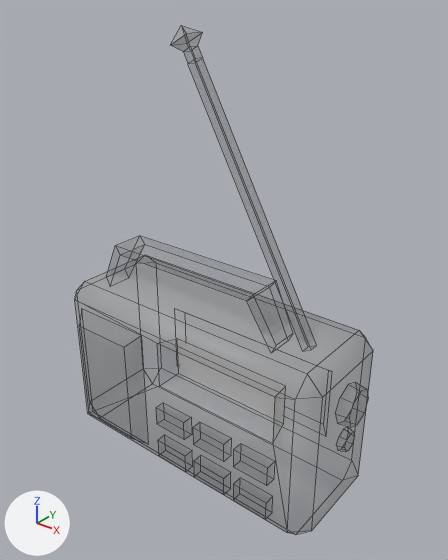
A saved change to the FBX model Assets/Art/Models/Items/Functional/Generic/boombox.fbx.
Both versions are drawn from a 50 mm camera at (0.508, 0.376, 0.703) aimed at (0.008, 1.001, 0.315). The axes (+X, +Y, +Z) are drawn at lower left. The lights are the same throughout. Mesh edges are drawn as thin lines. Where no turn or scale is listed for an object, it has been applied to the vertices.

Before the edit, the objects in view are built like this:
```python
me_boombox = bpy.data.meshes.new('Boombox')
me_boombox.from_pydata(...)  # 161 vertices, 126 faces; spans x -0.245..0.235, y -0.111..0.104, z -0.001..0.65
# faces by material slot: [125, 1]
me_boombox.materials.append(mat_palette05_005)
me_boombox.materials.append(mat_palette05_emission_003)  # white #e7e7e7
ob_boombox = bpy.data.objects.new('Boombox', me_boombox)
ob_boombox.location = (0.0, 1.0, 0.0)
```
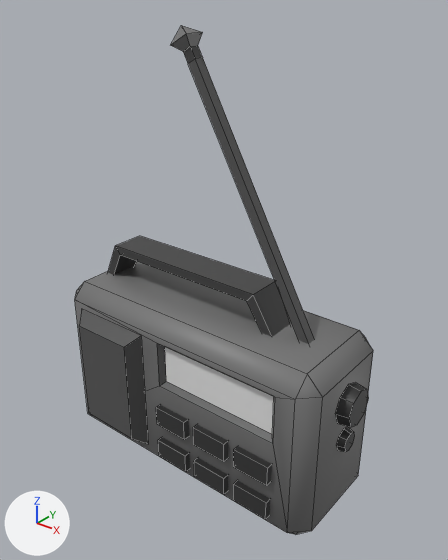
The edits, one by one:
Picture 'Palette05.png' (img_palette05_png) is now built by load_image('Palette05.png', '../../../../Textures/Palette05.png', 256, 256, 'sRGB') instead of load_image('Palette05.png', '../../../../Textures/Palette05.png', 256, 256, 'Non-Color').
Material 'Palette05 Emission' (mat_palette05_emission) is new.
Its base color is (0.8, 0.8, 0.8) (white #e7e7e7).
Its roughness is 0.4.
Material 'Palette05' (mat_palette05) is new.
Its texture is img_palette05_png.
me_boombox is used by ob_boombox; location (0.0, 1.0, 0.0).
me_boombox had 161 vertices, 126 faces and spanned x -0.245..0.235, y -0.111..0.104, z -0.001..0.65.
me_boombox no longer uses material mat_palette05_emission_003 (white #e7e7e7).
me_boombox now has 161 vertices, 120 faces and spans x -0.245..0.235, y -0.111..0.104, z -0.001..0.65.
Part 1, on me_boombox:
6 faces are deleted.
4 vertices in x -0.034..0.156, y -0.056, z 0.168..0.229 move by (0.0, -0.027, 0.0).
me_boombox part 2: 119 faces spanning x -0.245..0.235, y -0.111..0.104, z -0.001..0.65 switch from mat_palette05_005 to mat_palette05 (picture img_palette05_png).
me_boombox now uses material mat_palette05_emission (white #e7e7e7).

Where the change shows, as pixel boxes (x1, y1, x2, y2) in the pictures (448 x 560 px):
'Boombox', surface changed, reshaped
    before: (178, 339, 286, 424)
    after: (75, 26, 373, 534)
part 1 of me_boombox, cut back
    before: (178, 339, 286, 424)
    after: (157, 343, 275, 444)
part 2 of me_boombox, recoloured
    after: (75, 26, 373, 534)
